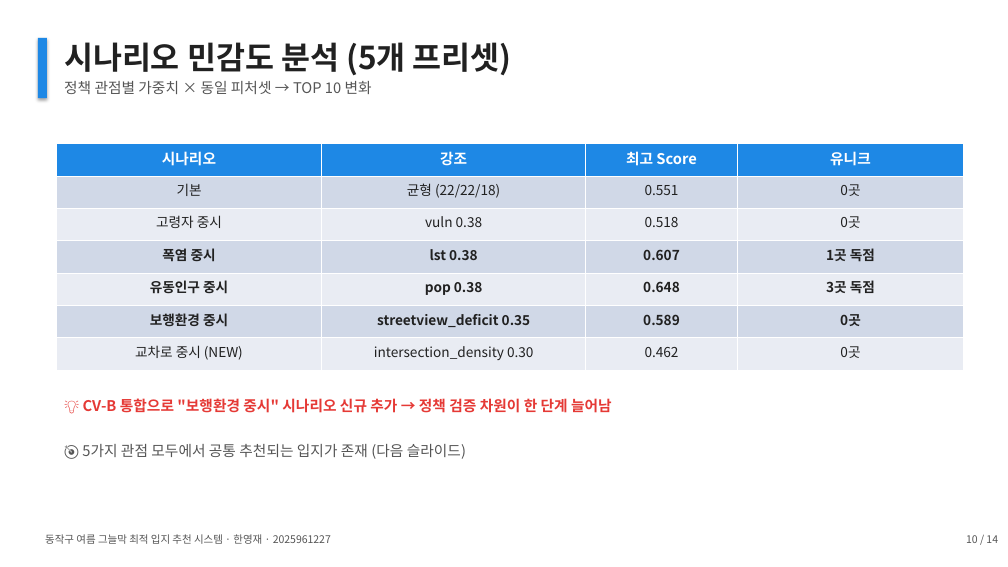
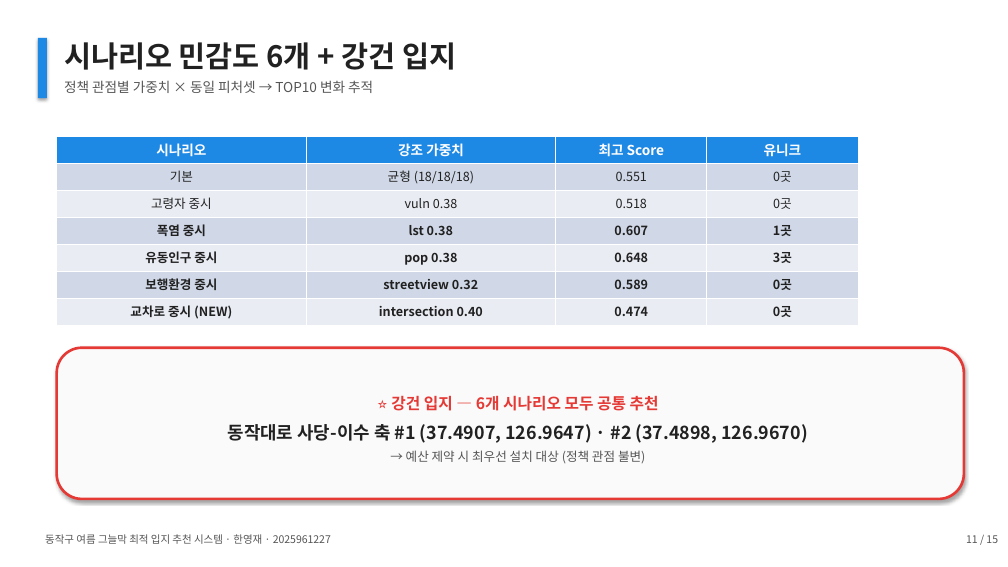
Before and after one commit to thgtot92/project_1, a slide deck: slide 11 of presentation/동작구_그늘막_최종발표.pptx (slide 10 before the commit). Drawn at 1008x567 pixels with LibreOffice and Linux fonts; fonts in the diff are those of the drawing. Boxes give left, top, right and bottom in pixels: in the first picture for what was removed or moved away, otherwise in the second. Text is boxed around its words. In the diff, an @@ line names an element or a change of style, - is before the commit and + after.

```diff
--- a/presentation/동작구_그늘막_최종발표.pptx
+++ b/presentation/동작구_그늘막_최종발표.pptx
@@ text at (x1=64, y1=42, x2=456, y2=70): text changed; size 30 to 28 pt @@
-시나리오 민감도 분석 (5개 프리셋)
+시나리오 민감도 6개 + 강건 입지
@@ text at (x1=64, y1=80, x2=373, y2=93): text changed; size 14 to 13 pt @@
-정책 관점별 가중치 × 동일 피처셋 → TOP 10 변화
+정책 관점별 가중치 × 동일 피처셋 → TOP10 변화 추적
@@ table at (x1=57, y1=136, x2=858, y2=325) @@
-row 1, column 2: 강조
+row 1, column 2: 강조 가중치
-row 2, column 2: 균형 (22/22/18)
+row 2, column 2: 균형 (18/18/18)
-row 4, column 4: 1곳 독점
+row 4, column 4: 1곳
-row 5, column 4: 3곳 독점
+row 5, column 4: 3곳
-row 6, column 2: streetview_deficit 0.35
+row 6, column 2: streetview 0.32
-row 7, column 2: intersection_density 0.30
+row 7, column 2: intersection 0.40
-row 7, column 3: 0.462
+row 7, column 3: 0.474
@@ size 14 to 13 pt in "시나리오", "최고 Score", "유니크" @@
@@ size 13 to 12 pt in "기본", "0.551", "0곳", "고령자 중시" and 14 more places @@
@@ bold on in "교차로 중시 (NEW)", "0곳" @@
@@ table resized from (x1=57, y1=144, x2=964, y2=371) to (x1=57, y1=136, x2=858, y2=325) @@
@@ rounded rectangle added at (x1=57, y1=348, x2=964, y2=499), fill #FAFAFA, outline #E53935 2.5 pt, 17 pt, text #212121, bold @@
+⭐ 강건 입지 — 6개 시나리오 모두 공통 추천
+동작대로 사당-이수 축 #1 (37.4907, 126.9647) · #2 (37.4898, 126.9670)
+→ 예산 제약 시 최우선 설치 대상 (정책 관점 불변)
@@ text removed at (x1=83, y1=398, x2=612, y2=413) @@
-💡 CV-B 통합으로 "보행환경 중시" 시나리오 신규 추가 → 정책 검증 차원이 한 단계 늘어남
@@ text removed at (x1=121, y1=444, x2=466, y2=459) @@
-🎯 5가지 관점 모두에서 공통 추천되는 입지가 존재 (다음 슬라이드)
@@ text at (x1=966, y1=535, x2=998, y2=543): text changed @@
-10 / 14
+11 / 15
```
Also in this commit, not shown: 11 other slides changed, 3 slides added, 2 slides removed, 4 other files.
